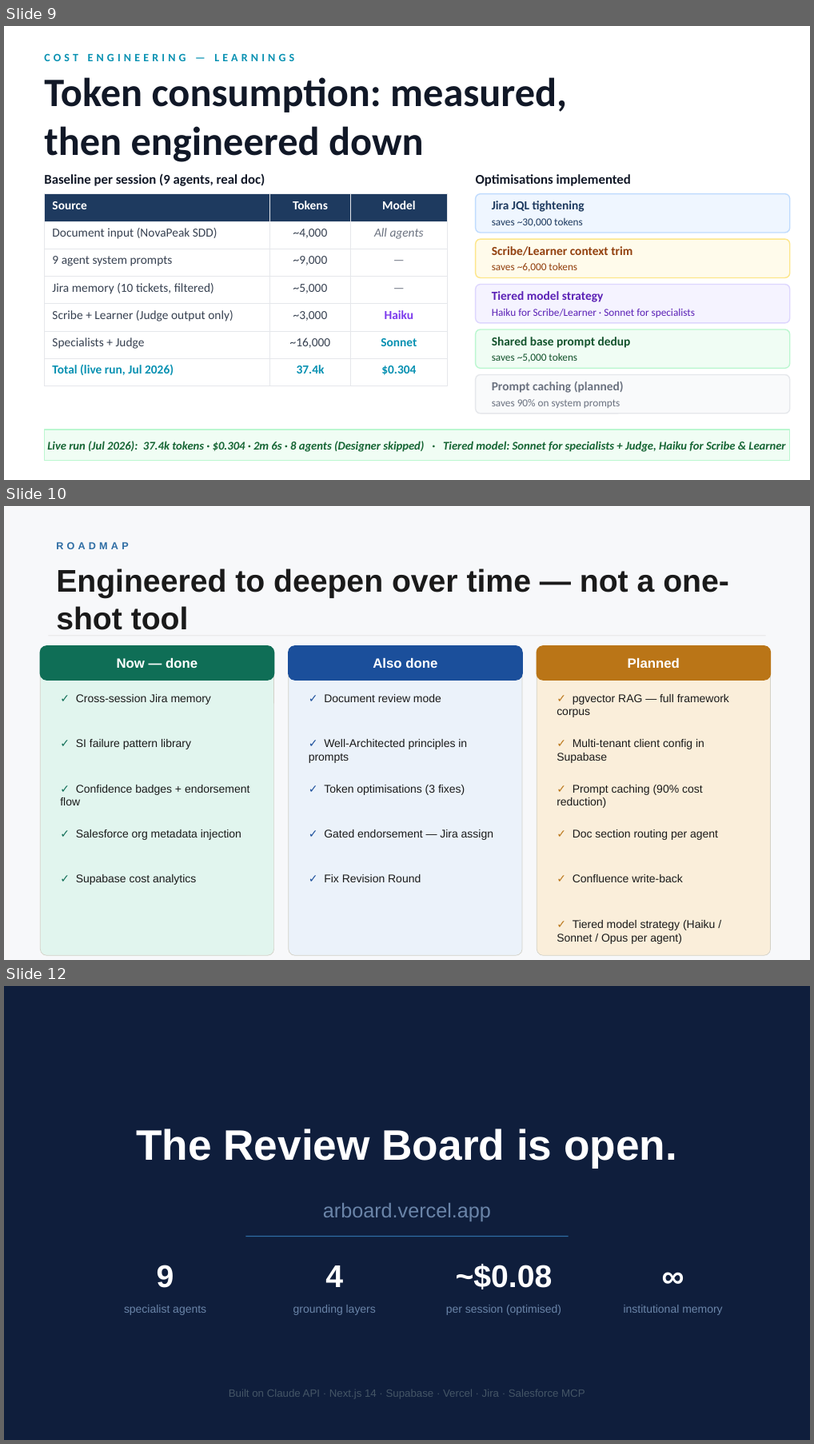
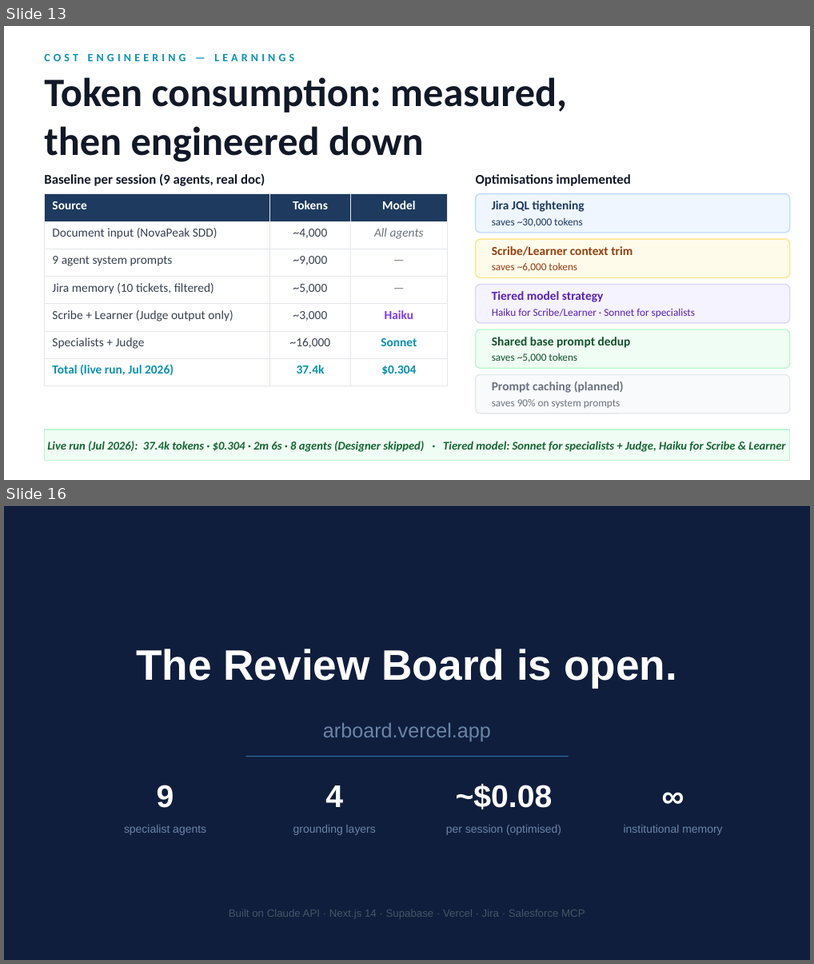
Before and after one commit to pganapathineedi/arboard, a slide deck: ARBoard_v8_6.pptx. Shown one above the other, each under a label of ours: slides 9, 10 and 12 before the commit, slides 13 and 16 after it; the slides between them are not shown. The pictures are 814x1444 and 814x964 pixels, drawn with LibreOffice and Linux fonts; fonts in the diff are those of the drawing. Boxes give left, top, right and bottom in pixels: in the first picture for what was removed or moved away, otherwise in the second. Text is boxed around its words. In the diff, an @@ line names an element or a change of style, - is before the commit and + after.

```diff
--- a/ARBoard_v8_6.pptx
+++ b/ARBoard_v8_6.pptx
@@ slide 10 removed at (4,506,810,960), background #F7F8FA @@
@@ text removed at (56,542,128,549) @@
-ROADMAP
@@ text removed at (56,568,730,630) @@
-Engineered to deepen over time — not a one-shot tool
@@ rounded rectangle removed at (40,645,274,954) @@
@@ rounded rectangle removed at (40,645,274,680) @@
@@ line removed from (48, 635) to (766, 635) @@
@@ rounded rectangle removed at (289,645,522,954) @@
@@ rounded rectangle removed at (289,645,522,680) @@
@@ rounded rectangle removed at (537,645,771,954) @@
@@ rounded rectangle removed at (537,645,771,680) @@
@@ text removed at (117,658,198,668) @@
-Now — done
@@ text removed at (373,658,438,668) @@
-Also done
@@ text removed at (628,658,680,668) @@
-Planned
@@ text removed at (76,694,211,704) @@
-✓ Cross-session Jira memory
@@ text removed at (324,694,442,702) @@
-✓ Document review mode
@@ text removed at (557,694,730,717) @@
-✓ pgvector RAG — full framework corpus
@@ text removed at (76,739,191,749) @@
-✓ SI failure pattern library
@@ text removed at (309,739,467,763) @@
-✓ Well-Architected principles in prompts
@@ text removed at (557,739,705,763) @@
-✓ Multi-tenant client config in Supabase
@@ text removed at (60,784,250,805) @@
-✓ Confidence badges + endorsement flow
@@ text removed at (324,784,465,795) @@
-✓ Token optimisations (3 fixes)
@@ text removed at (557,784,703,808) @@
-✓ Prompt caching (90% cost reduction)
@@ text removed at (76,829,242,840) @@
-✓ Salesforce org metadata injection
@@ text removed at (324,829,494,840) @@
-✓ Gated endorsement — Jira assign
@@ text removed at (573,829,718,840) @@
-✓ Doc section routing per agent
@@ text removed at (76,874,196,884) @@
-✓ Supabase cost analytics
@@ text removed at (324,874,421,882) @@
-✓ Fix Revision Round
@@ text removed at (573,874,683,882) @@
-✓ Confluence write-back
@@ text removed at (557,920,715,944) @@
-✓ Tiered model strategy (Haiku / Sonnet / Opus per agent)
@@ what was slide 9 is now slide 13 @@
@@ what was slide 12 is now slide 16 @@
```
Also in this commit, not shown: 5 slides added, 19 other files.
